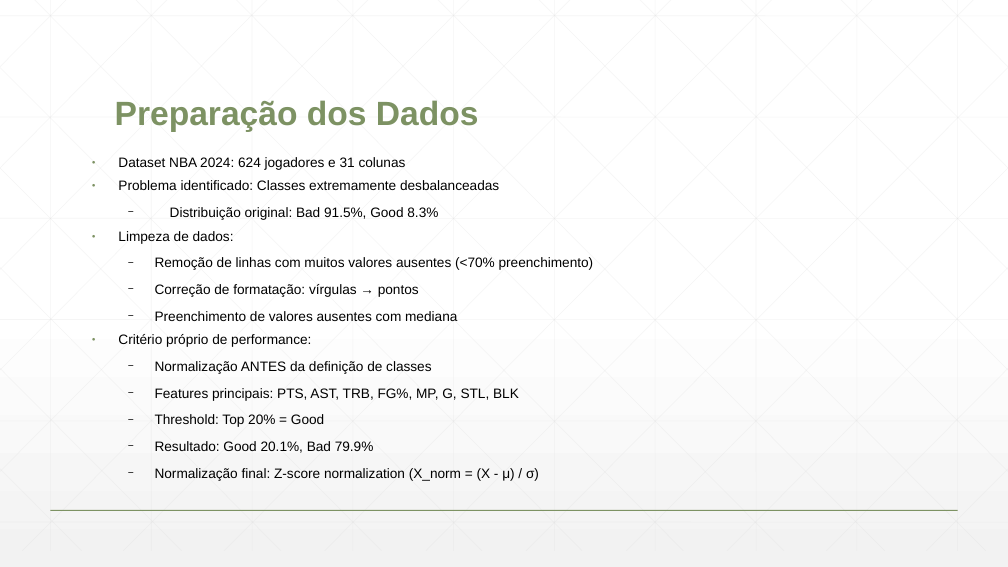
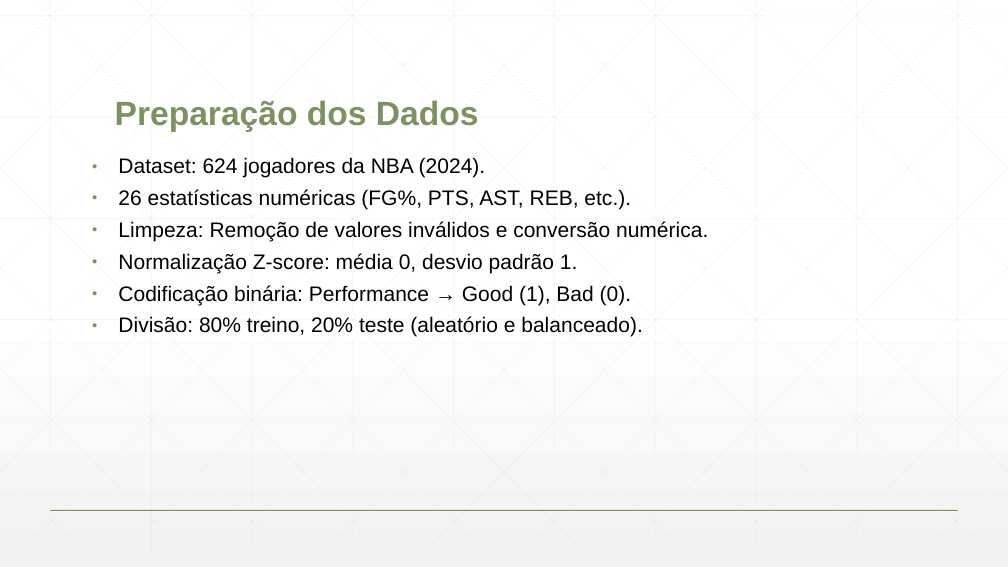
Before and after one commit to henrylrech/nba, a slide deck: slide 2 of Projeto_RNA_MLP_Modelo_de_Relatório.odp. Drawn at 1008x567 pixels with LibreOffice and Linux fonts; fonts in the diff are those of the drawing; background and template pictures are left out. Boxes give left, top, right and bottom in pixels: in the first picture for what was removed or moved away, otherwise in the second. Text is boxed around its words. In the diff, an @@ line names an element or a change of style, - is before the commit and + after.

```diff
--- a/Projeto_RNA_MLP_Modelo_de_Relatório.odp
+++ b/Projeto_RNA_MLP_Modelo_de_Relatório.odp
@@ text at (118,157,708,337): text changed; size 13 to 20 pt @@
-● Dataset NBA 2024: 624 jogadores e 31 colunas
-● Problema identificado: Classes extremamente desbalanceadas
-  − Distribuição original: Bad 91.5%, Good 8.3%
-● Limpeza de dados:
-  − Remoção de linhas com muitos valores ausentes (<70% preenchimento)
-  − Correção de formatação: vírgulas → pontos
-  − Preenchimento de valores ausentes com mediana
-● Critério próprio de performance:
-  − Normalização ANTES da definição de classes
-  − Features principais: PTS, AST, TRB, FG%, MP, G, STL, BLK
-  − Threshold: Top 20% = Good
-  − Resultado: Good 20.1%, Bad 79.9%
-  − Normalização final: Z-score normalization (X_norm = (X - μ) / σ)
+● Dataset: 624 jogadores da NBA (2024).
+● 26 estatísticas numéricas (FG%, PTS, AST, REB, etc.).
+● Limpeza: Remoção de valores inválidos e conversão numérica.
+● Normalização Z-score: média 0, desvio padrão 1.
+● Codificação binária: Performance → Good (1), Bad (0).
+● Divisão: 80% treino, 20% teste (aleatório e balanceado).
```
Also in this commit, not shown: 1 other slide changed, 5 slides added, 3 slides removed, 4 other files.
